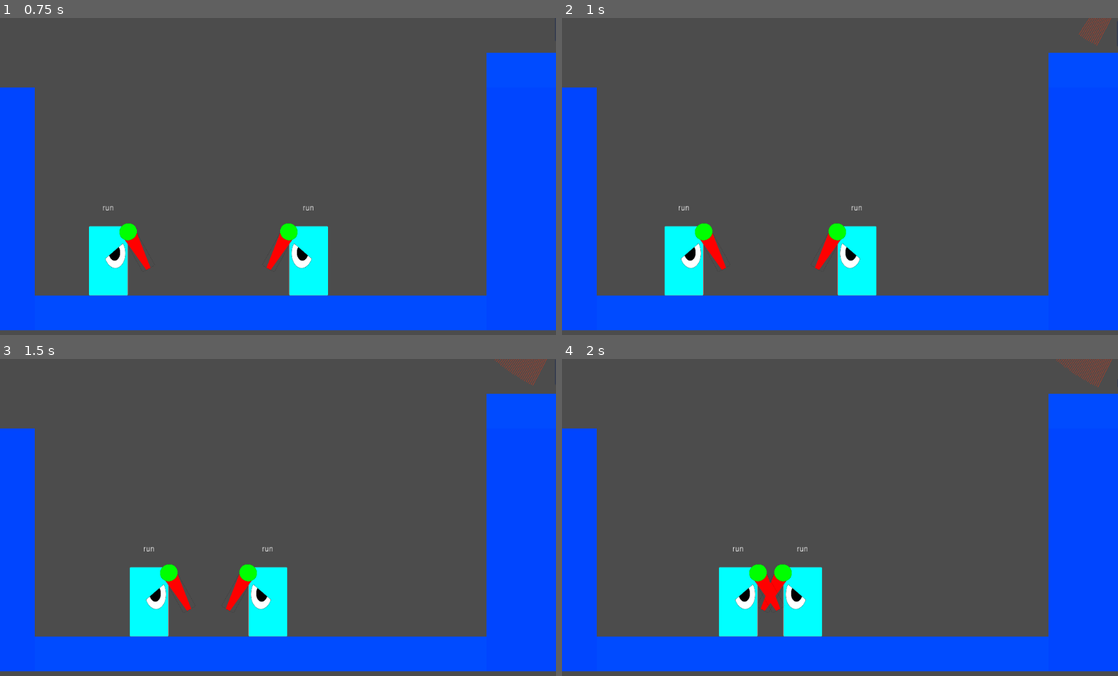
Above: before the commit, frames 1-4 (two rows, left to right).
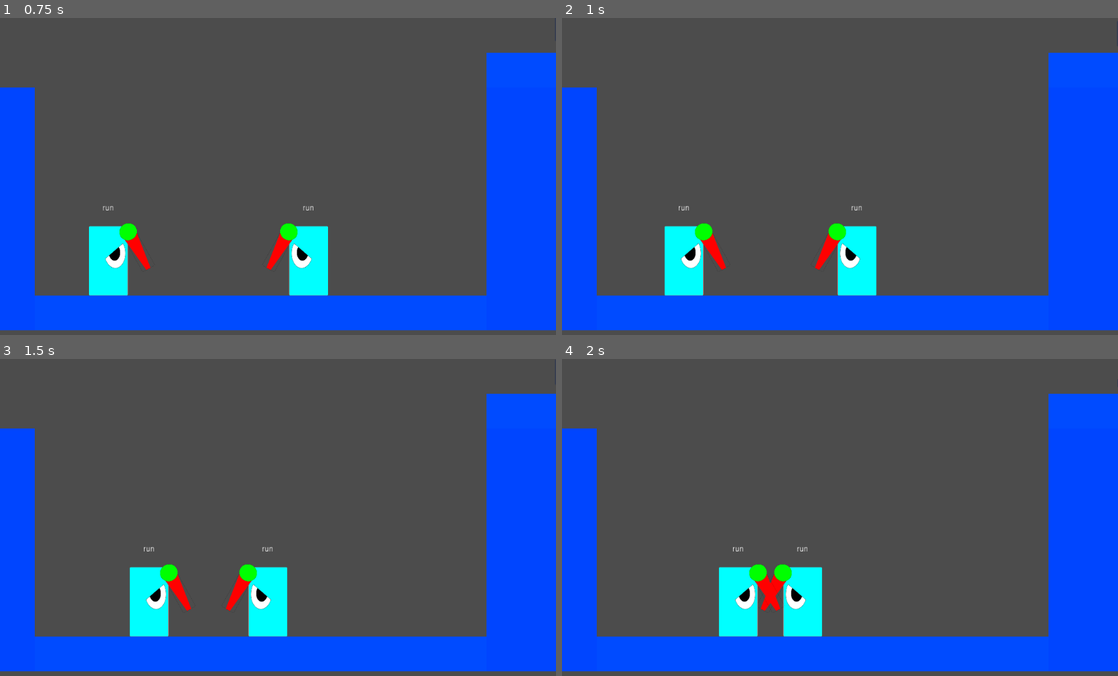
Above: after the commit, the same moments.

Repository: MellowM00se/Godot_Game_Jam
Game: Godot game, scene res://Environment/Level.tscn
Same seed, same stepped clock (60 frames per second), same inputs: the game is played once before the commit and once after it. The project has no main scene, so this scene is started directly. The engine's default icon, where the game draws it, is replaced by a stand-in: a white triangle on a blue panel in a dark square.
Inputs (mouse positions are in pixels of both pictures, inside the frame that each line leads up to):
- Up to frame 1 (0.75 s): move the mouse to (400, 163) at 0.52 s; hold Right (move_right) from 0.53 s (still down)
- Up to frame 2 (1 s): keep holding Right (move_right); tap Space (jump) at 0.77 s
- Up to frame 3 (1.5 s): keep holding Right (move_right); move the mouse to (166, 536) at 1.27 s
- Up to frame 4 (2 s): keep holding Right (move_right); tap Space (jump) at 1.52 s

Frame 1 is identical in both runs. In frame 2, 0.1% of the frame differs, in the area x 93-99%, y 0-9%; in frame 3, 0.2%; in frame 4, 0.2%, in the area x 88-99%, y 0-9%.

Commit message:
Update Level.tscn

Diff:
--- a/Environment/Level.tscn
+++ b/Environment/Level.tscn
@@ -86,6 +86,18 @@
 [node name="CollisionPolygon2D" type="CollisionPolygon2D" parent="floor/floor5"]
 polygon = PoolVector2Array( 128, 512, 1792, 512, 1792, 640, 128, 640 )
 
+[node name="floor6" type="StaticBody2D" parent="floor"]
+position = Vector2( 339.721, -835.901 )
+collision_layer = 8
+collision_mask = 15
+
+[node name="Polygon2D" type="Polygon2D" parent="floor/floor6"]
+color = Color( 0, 0.298039, 1, 1 )
+polygon = PoolVector2Array( 128, 512, 128, 608, 128, 640, 1792, 640, 1792, 512 )
+
+[node name="CollisionPolygon2D" type="CollisionPolygon2D" parent="floor/floor6"]
+polygon = PoolVector2Array( 128, 512, 1792, 512, 1792, 640, 128, 640 )
+
 [node name="floor3" type="StaticBody2D" parent="floor"]
 position = Vector2( -1920, 0 )
 collision_layer = 8
